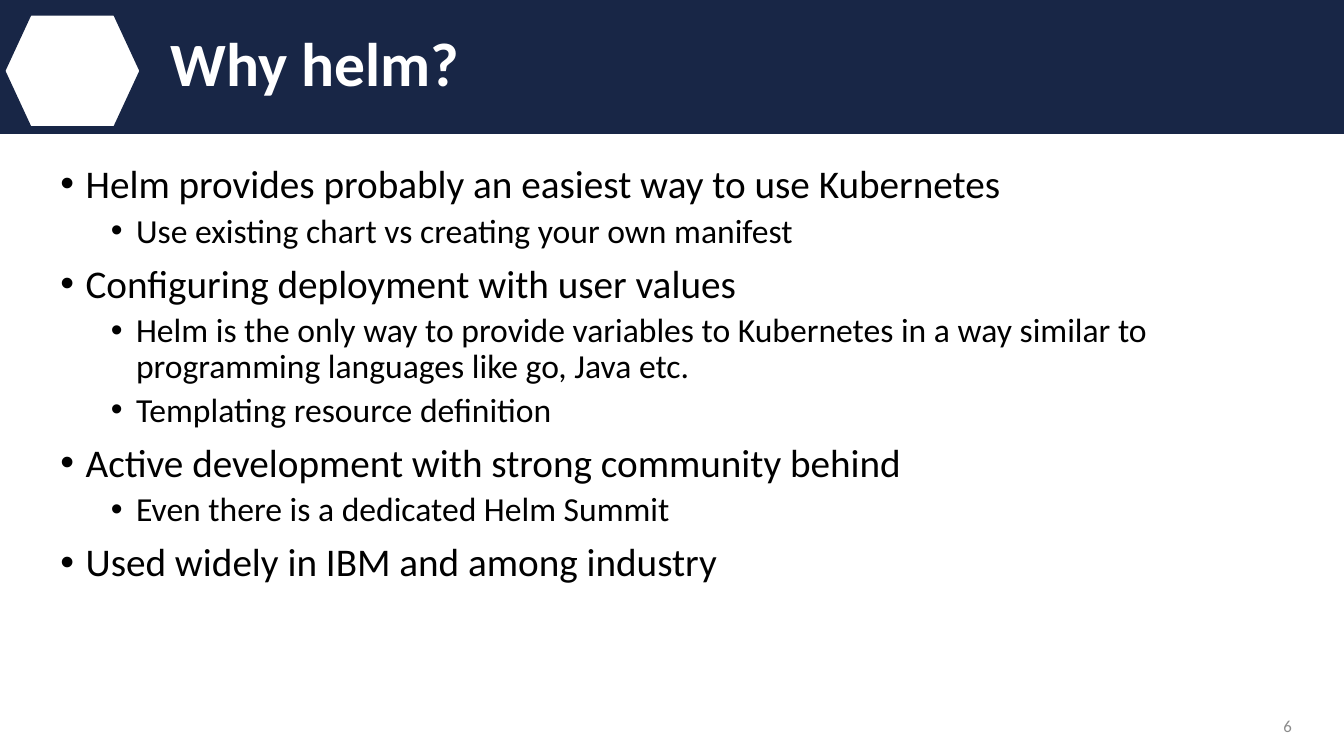
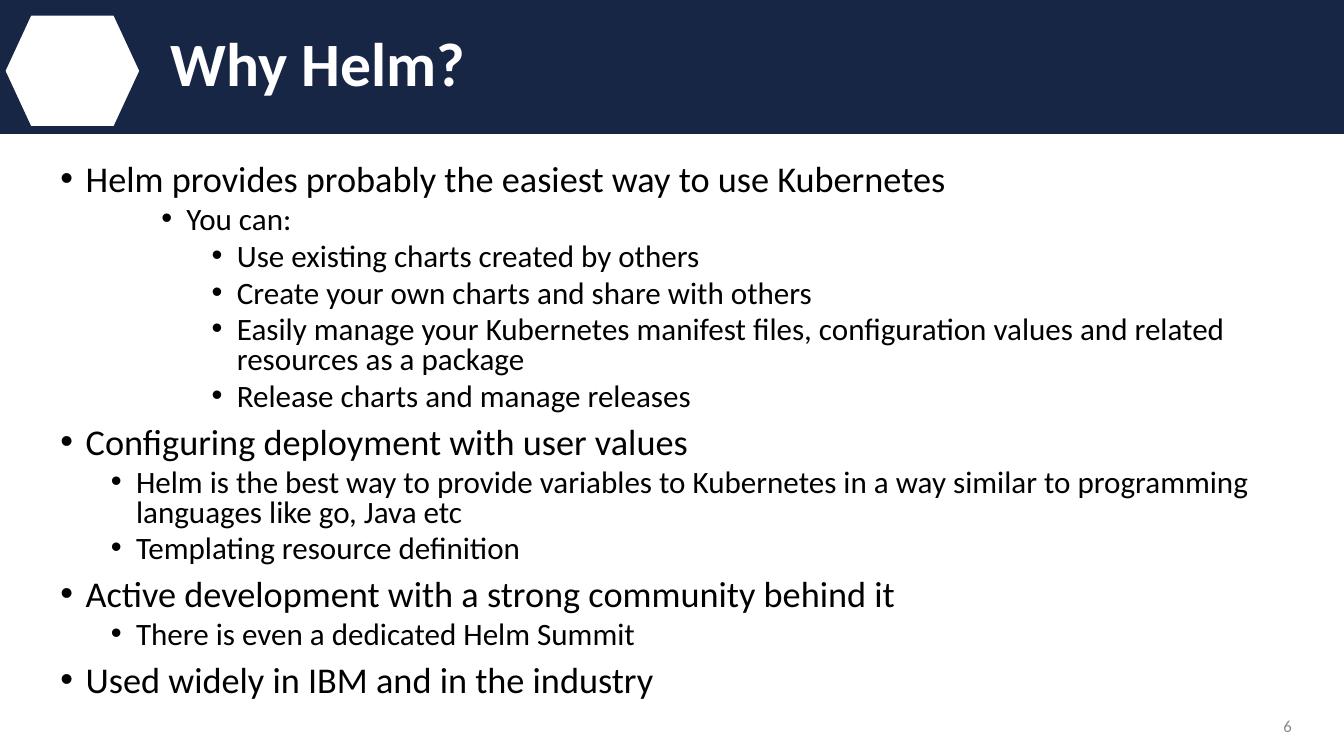
Before and after one commit to IBM/helm101, a slide deck: slide 6 of presentation/Helm.pptx. Drawn at 1344x756 pixels with LibreOffice and Linux fonts; fonts in the diff are those of the drawing; background and template pictures are left out. Boxes give left, top, right and bottom in pixels: in the first picture for what was removed or moved away, otherwise in the second. Text is boxed around its words. In the diff, an @@ line names an element or a change of style, - is before the commit and + after.

```diff
--- a/presentation/Helm.pptx
+++ b/presentation/Helm.pptx
@@ title at (171,42,465,96): text changed @@
-Why helm?
+Why Helm?
@@ text at (86,166,1224,413): text changed; size 28 to 22.2 pt @@
-• Helm provides probably an easiest way to use Kubernetes
-  • Use existing chart vs creating your own manifest
+• Helm provides probably the easiest way to use Kubernetes
+    • You can:
+      • Use existing charts created by others
+      • Create your own charts and share with others
+      • Easily manage your Kubernetes manifest files, configuration values and related resources as a package
+      • Release charts and manage releases
@@ text at (86,429,688,565): size 28 to 25.9 pt in "Configuring deployment with user values"; size 24 to 22.2 pt in "Templating resource definition"; line spacing 0.9 to 0.8 @@
@@ text at (136,471,1248,529): text changed; size 24 to 22.2 pt @@
-  • Helm is the only way to provide variables to Kubernetes in a way similar to programming languages like go, Java etc.
+  • Helm is the best way to provide variables to Kubernetes in a way similar to programming languages like go, Java etc
@@ text at (86,581,894,699): text changed; size 28 to 25.9 pt @@
-• Active development with strong community behind
-  • Even there is a dedicated Helm Summit
-• Used widely in IBM and among industry
+• Active development with a strong community behind it
+  • There is even a dedicated Helm Summit
+• Used widely in IBM and in the industry
```
Also in this commit, not shown: 15 other slides changed, 11 slides added, 2 slides removed.
